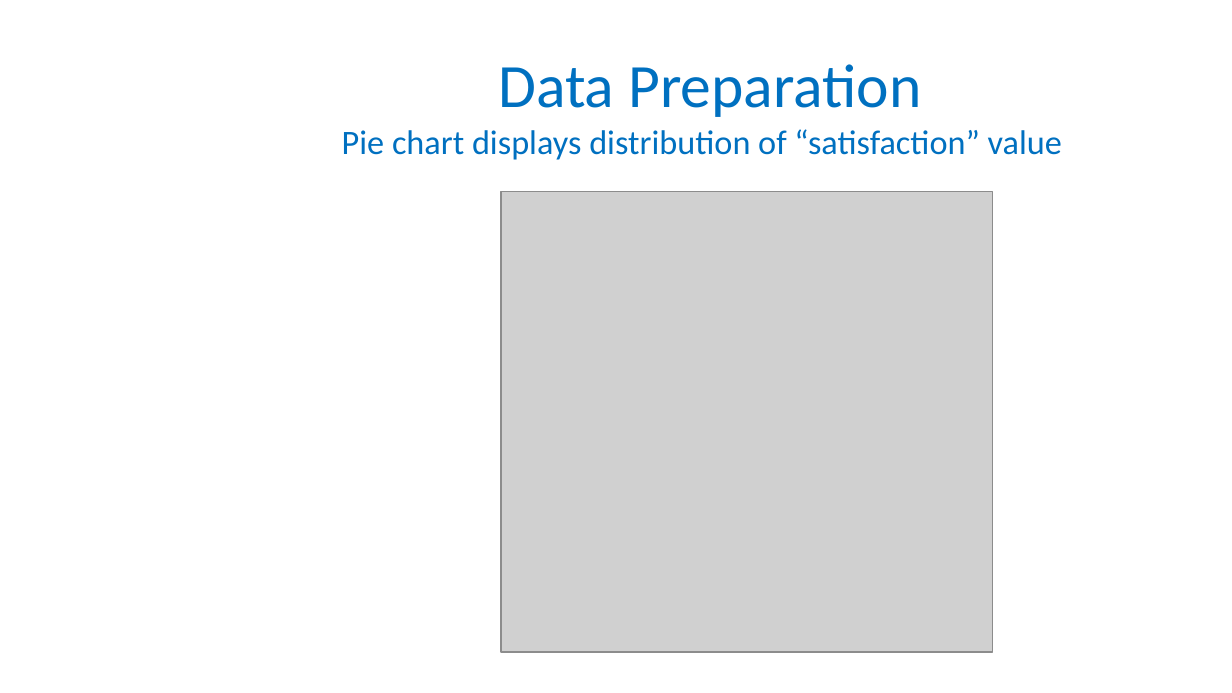
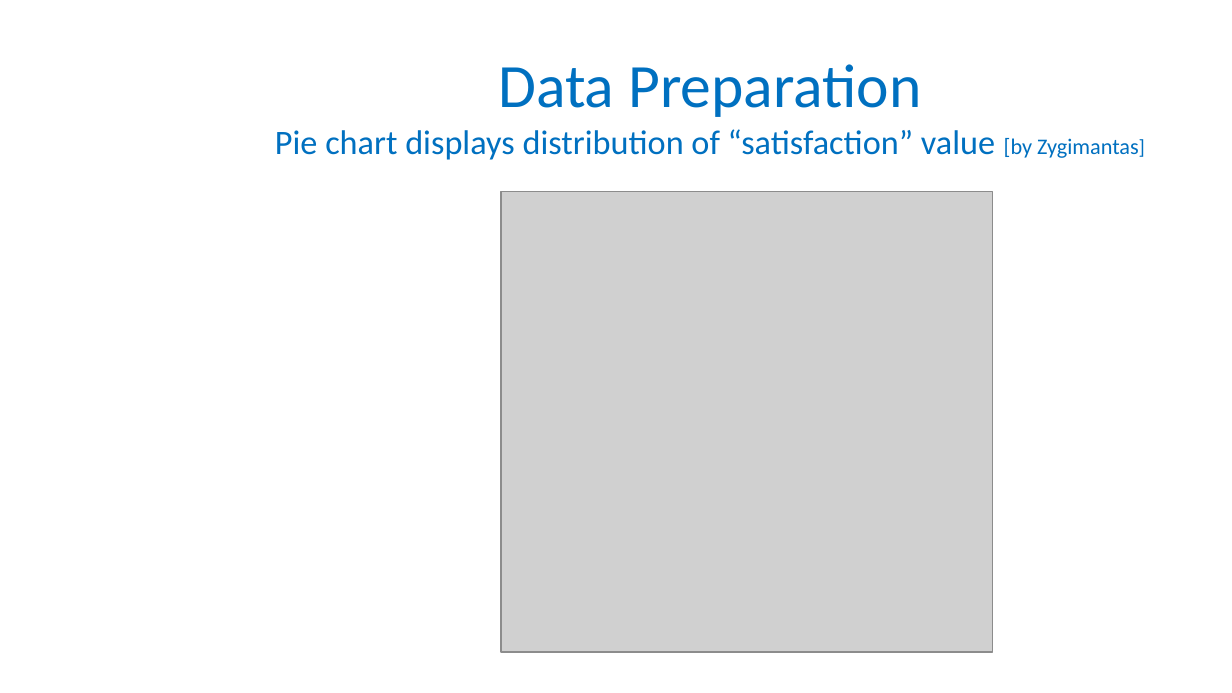
Before and after one commit to ZygimantasJakubauskas/Mashine-Learning-CA1, a slide deck: slide 5 of ML/PPT_ML_CA1_26 Nov 23.pptx. Drawn at 1232x693 pixels with LibreOffice and Linux fonts; fonts in the diff are those of the drawing; grey boxes stand for pictures; background and template pictures are left out. Boxes give left, top, right and bottom in pixels: in the first picture for what was removed or moved away, otherwise in the second. Text is boxed around its words. In the diff, an @@ line names an element or a change of style, - is before the commit and + after.

```diff
--- a/ML/PPT_ML_CA1_26 Nov 23.pptx
+++ b/ML/PPT_ML_CA1_26 Nov 23.pptx
@@ title at [275,64,1139,160]: text changed @@
-Data Preparation
-Pie chart displays distribution of “satisfaction” value
+Data Preparation
+Pie chart displays distribution of “satisfaction” value [by Zygimantas]
```
Also in this commit, not shown: 9 other slides changed, 1 slide added, 1 other file.
